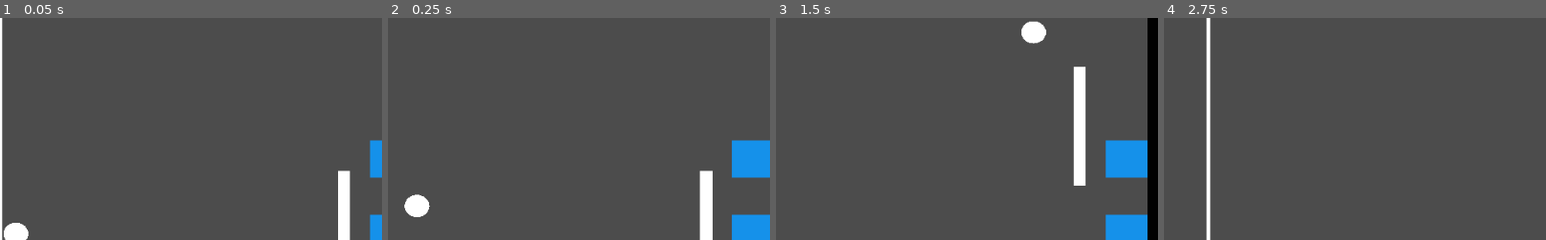
Above: before the commit, frames 1-4 (left to right).
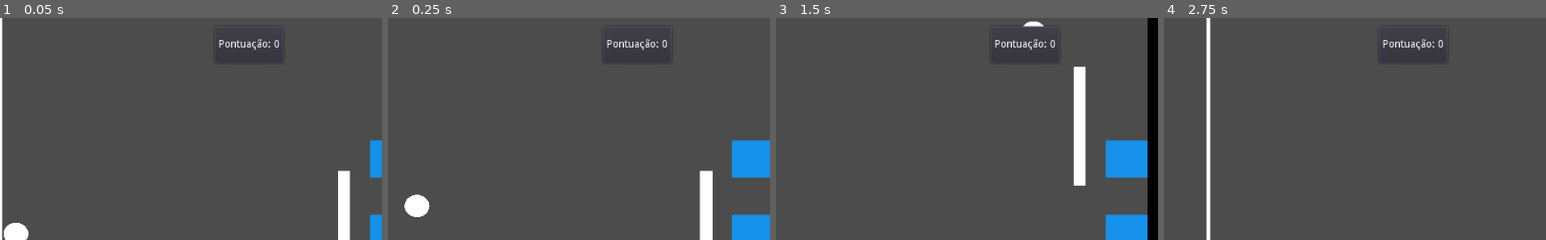
Above: after the commit, the same moments.

Repository: cebuliski/RevoltaDoPong
Game: Godot game, scene res://Jogo.tscn
Same seed, same stepped clock (60 frames per second), same inputs: the game is played once before the commit and once after it.
Inputs:
- Up to frame 1 (0.05 s): no input
- Up to frame 2 (0.25 s): no input
- Up to frame 3 (1.5 s): hold Up (ui_up) 0.53-1.28 s; hold Down (ui_down) from 1.28 s (still down)
- Up to frame 4 (2.75 s): release Down (ui_down) at 2 s; click "REINICIAR" at 2 s
The pictures show only the part of the screen within x 50-100%, y 1-51%; the shares and areas given below are measured in that part.

The runs differ from the first frame. In frame 1, 0.3% of the frame differs, in the area x 57-73%, y 9-15%; in frame 2, 0.3%; in frame 3, 0.7%, in the area x 57-73%, y 3-15%; in frame 4, 0.3%.

Commit message:
feat: insercao de pontuacao no canto superior direito

Diff:
--- a/Bola.gd
+++ b/Bola.gd
@@ -14,7 +14,6 @@
 const CENTRO_X: float = 512.0
 const TOLERANCIA_CENTRO: float = 4.0
 
-# NOVO: Se a bola passar desta posição X, é Game Over (Segurança caso não bata na parede)
 const LIMITE_DIREITA_GAMEOVER: float = 1060.0
 
 export var velocidade_inicial = 300
@@ -72,6 +71,11 @@
 		disparar_game_over()
 		return
 
+	# Verifica se quem bateu foi o Jogador para dar PONTO
+	if quem_bateu.name == "RaqueteJogador":
+		# Chama a função adicionar_pontos no script do Jogo (pai da Bola)
+		get_parent().adicionar_pontos(1)
+
 	velocidade = velocidade.bounce(normal)
 	velocidade = velocidade.normalized() * min(velocidade.length() + aceleracao_por_colisao, velocidade_maxima)
 
--- a/Jogo.gd
+++ b/Jogo.gd
@@ -6,6 +6,9 @@
 # Contador de alvos que já foram destruídos
 # Usado para rastreamento e possível exibição de estatísticas
 var alvos_destruidos: int = 0
+
+# Variável para armazenar a pontuação do jogador
+var pontuacao: int = 0
 
 onready var alvo1: Alvo = $Alvo
 onready var alvo2: Alvo = $Alvo2
@@ -18,11 +21,15 @@
 # CanvasLayer com pause_mode = 2 para funcionar mesmo com o jogo pausado
 onready var game_over_ui: CanvasLayer = $GameOverUI
 
+# Referência ao Label do Placar, dentro do PanelContainer
+onready var placar_ui: Label = $Interface/BoxPontuacao/Placar
+
+# Referência ao nó Tween de animação (NOVO para o Game Juice)
+onready var tween_placar: Tween = $Tween
 
 # ===== FUNÇÕES DE INICIALIZAÇÃO =====
 
 func _ready():
-	# GARANTIA: Força o jogo a NÃO estar pausado ao iniciar
 	# Isso resolve o bug da bola parada após reiniciar
 	get_tree().paused = false
 
@@ -30,14 +37,17 @@
 	# Ela só deve aparecer quando todos os alvos forem destruídos
 	game_over_ui.visible = false
 
+	# Reseta o placar visualmente e aplica as configurações iniciais
+	atualizar_placar_visual()
+
+	if placar_ui:
+		placar_ui.rect_pivot_offset = placar_ui.rect_size / 2
+
 	# Conecta os sinais de destruição de cada alvo para o gerenciador principal
-	# Isso permite que o jogo saiba quando um alvo foi eliminado
 	conectar_sinais_alvos()
 
 	# Conecta o sinal da bola que detecta colisão com a parede de derrota
-	# Quando a bola passar da RaqueteJogador e bater na ParedeLateral1, o jogo termina
 	conectar_sinal_bola()
-
 
 func conectar_sinais_alvos():
 	# Conecta o primeiro alvo
@@ -61,6 +71,47 @@
 	if bola and not bola.is_connected("bateu_parede_game_over", self, "_on_Bola_bateu_parede_game_over"):
 		bola.connect("bateu_parede_game_over", self, "_on_Bola_bateu_parede_game_over")
 
+# Função para adicionar pontos e atualizar a tela
+func adicionar_pontos(quantidade: int):
+	pontuacao += quantidade
+	atualizar_placar_visual()
+	# Chama a animação sempre que ganha pontos
+	animar_placar()
+
+func atualizar_placar_visual():
+	if placar_ui:
+		# Define o texto como "Pontuação: X"
+		placar_ui.text = "Pontuação: " + str(pontuacao)
+
+		# Recalcula o pivô caso o tamanho do texto mude
+		placar_ui.rect_pivot_offset = placar_ui.rect_size / 2
+
+# Função que faz o placar "Pulsar"
+func animar_placar():
+	# Se o tween ou o placar não existirem, aborta
+	if not tween_placar or not placar_ui:
+		return
+
+	# Para qualquer animação anterior que ainda esteja rodando no placar
+	tween_placar.stop_all()
+
+	# FASE 1: Crescer (Scale up)
+	tween_placar.interpolate_property(
+		placar_ui, "rect_scale",
+		Vector2.ONE, Vector2(1.5, 1.5), 0.1,
+		Tween.TRANS_ELASTIC, Tween.EASE_OUT
+	)
+
+	# FASE 2: Voltar ao normal (Scale down)
+	tween_placar.interpolate_property(
+		placar_ui, "rect_scale",
+		Vector2(1.5, 1.5), Vector2.ONE, 0.2,
+		Tween.TRANS_BOUNCE, Tween.EASE_OUT, 0.1
+	)
+
+	# Inicia a animação
+	tween_placar.start()
+
 func _on_Alvo_destruido(_alvo: Alvo):
 	# Incrementa o contador de alvos destruídos
 	alvos_destruidos += 1
@@ -73,12 +124,10 @@
 	if alvos_vivos <= 0:
 		game_over()
 
-
 func _on_Bola_bateu_parede_game_over():
 	# Callback chamado quando a bola bate na parede de derrota (ParedeLateral1)
 	# Isso significa que o jogador não conseguiu defender com a RaqueteJogador
 	game_over()
-
 
 func _on_BotaoReiniciar_pressed():
 	# Remove a pausa do jogo para permitir que a cena seja recarregada corretamente
--- a/Jogo.tscn
+++ b/Jogo.tscn
@@ -217,4 +217,19 @@
 custom_styles/normal = SubResource( 8 )
 text = "REINICIAR"
 
+[node name="Interface" type="CanvasLayer" parent="."]
+
+[node name="BoxPontuacao" type="PanelContainer" parent="Interface"]
+margin_left = 798.0
+margin_top = 20.0
+margin_right = 820.0
+margin_bottom = 73.0
+
+[node name="Placar" type="Label" parent="Interface/BoxPontuacao"]
+margin_left = 7.0
+margin_top = 19.0
+margin_right = 15.0
+margin_bottom = 33.0
+text = "0"
+
 [connection signal="pressed" from="GameOverUI/PainelGameOver/VBoxContainer/BotaoReiniciar" to="." method="_on_BotaoReiniciar_pressed"]
--- a/Tiro.gd
+++ b/Tiro.gd
@@ -38,5 +38,13 @@
 func _processar_colisao(colisao: KinematicCollision2D):
 	var corpo := colisao.get_collider()
 
-	if corpo.name == "RaqueteJogador" or corpo.name == "Alvo" or corpo.name == "Alvo2" or corpo.name == "Alvo3":
+	# Se colidir com a Raquete do Jogador, dá pontos e destrói o tiro
+	if corpo.name == "RaqueteJogador":
+		# Acessa a cena atual (Jogo) e adiciona 2 pontos
+		get_tree().current_scene.adicionar_pontos(2)
 		queue_free()
+		return
+
+	# Se colidir com os alvos, apenas destrói (o dano é processado no script do Alvo)
+	if corpo.name == "Alvo" or corpo.name == "Alvo2" or corpo.name == "Alvo3":
+		queue_free()
